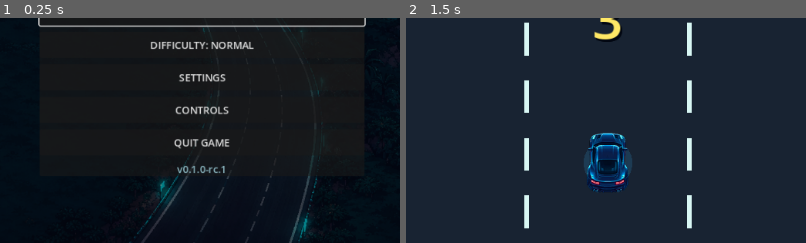
Above: before the commit, frames 1-2 (left to right).
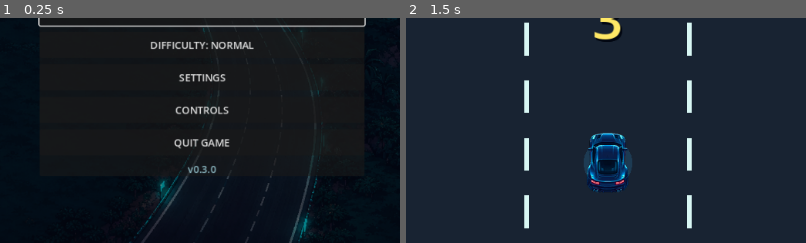
Above: after the commit, the same moments.

Repository: xiejiamincyq/car
Game: Godot game, scene res://scenes/main.tscn
The game is run twice, just before and just after one commit, with the same random seed, the same clock (stepped at 60 frames per second) and the same inputs.
Inputs:
- Up to frame 1 (0.25 s): no input
- Up to frame 2 (1.5 s): click "START RACE" at 0.5 s; tap Enter at 1.25 s; hold Right (steer_right) from 1.28 s (still down); tap P at 1.35 s
The pictures show only the part of the screen within x 25-75%, y 50-100%; the shares and areas given below are measured in that part.

The runs differ from the first frame. In frame 1, 0.2% of the frame differs, in the area x 44-57%, y 65-69%; in frame 2, nothing differs.

Commit message:
release: freeze the 0.3.0 local candidate

Diff:
--- a/project.godot
+++ b/project.godot
@@ -4,7 +4,7 @@
 
 [application]
 config/name="Neon Coast Rush"
-config/version="0.3.0-dev"
+config/version="0.3.0"
 config/features=PackedStringArray("4.7")
 run/main_scene="res://scenes/main.tscn"
 
--- a/scenes/main.tscn
+++ b/scenes/main.tscn
@@ -260,7 +260,7 @@
 [node name="Version" type="Label" parent="CanvasLayer/TitleScreen/Center/Card/Content"]
 layout_mode = 2
 theme_override_colors/font_color = Color(0.55, 0.72, 0.76, 1)
-text = "v0.1.0-rc.1"
+text = "v0.3.0"
 horizontal_alignment = 1
 
 [node name="SettingsScreen" type="Control" parent="CanvasLayer"]
--- a/tests/test_release_metadata.gd
+++ b/tests/test_release_metadata.gd
@@ -1,24 +1,28 @@
 extends SceneTree
 
-const RELEASE_VERSION := "0.3.0-dev"
+const RELEASE_VERSION := "0.3.0"
 
 func _init() -> void:
 	var project := ConfigFile.new()
 	assert(project.load("res://project.godot") == OK, "Release validation must read project metadata")
-	assert(project.get_value("application", "config/version", "") == RELEASE_VERSION, "The active branch must identify the post-0.2.0 art-development version")
+	assert(project.get_value("application", "config/version", "") == RELEASE_VERSION, "The release candidate must identify the frozen 0.3.0 version")
 
 	var export_presets := ConfigFile.new()
 	assert(export_presets.load("res://export_presets.cfg") == OK, "Release validation must read Windows export metadata")
 	assert(export_presets.get_value("preset.0.options", "application/product_version", "") == RELEASE_VERSION, "Windows product version must match the project version")
-	assert(export_presets.get_value("preset.0.options", "application/file_version", "") == "0.3.0.0", "Windows file version must remain numeric during 0.3.0 development")
+	assert(export_presets.get_value("preset.0.options", "application/file_version", "") == "0.3.0.0", "Windows file version must match the frozen 0.3.0 release")
+	assert(export_presets.get_value("preset.0.options", "application/file_description", "") == "Neon Coast Rush", "Windows file description must not identify the final candidate as a development build")
+	assert(export_presets.get_value("preset.0", "export_path", "") == "exports/0.3.0/package/NeonCoastRush.exe", "The default Windows export path must be versioned")
 	var excluded_resources := str(export_presets.get_value("preset.0", "exclude_filter", ""))
 	assert("tests/*" in excluded_resources, "Release exports must not ship the automated test scripts")
 	assert("art/source/*" in excluded_resources, "Release exports must not ship high-resolution generated art sources")
 
 	var readme := FileAccess.get_file_as_string("res://README.md")
 	assert(RELEASE_VERSION in readme, "README must name the exact candidate version")
-	assert("v0.2.0" in readme, "README must retain the signed local baseline tag")
+	assert("v0.2.0" in readme, "README must retain the stable rollback tag")
+	var main_scene := FileAccess.get_file_as_string("res://scenes/main.tscn")
+	assert('text = "v0.3.0"' in main_scene, "The title screen must show the frozen release version")
 	var checklist := FileAccess.get_file_as_string("res://docs/release-checklist.md")
-	assert("0.2.0" in checklist, "Release checklist must retain the signed local milestone")
-	assert(checklist.begins_with("# 0.2.0 本机发布"), "Release checklist must identify 0.2.0 as the active local release")
+	assert("v0.2.0" in checklist, "Release checklist must retain the stable rollback tag")
+	assert(checklist.begins_with("# 0.3.0 本机发布"), "Release checklist must identify 0.3.0 as the active local release")
 	quit()
Not shown, changed: export_presets.cfg
Not shown, changed: CHANGELOG.md
Not shown, changed: README.md
Not shown, changed: docs/release-checklist.md
Not shown, added: docs/release-notes-0.3.0.md
Not shown, changed: tasks/plan-art.md
